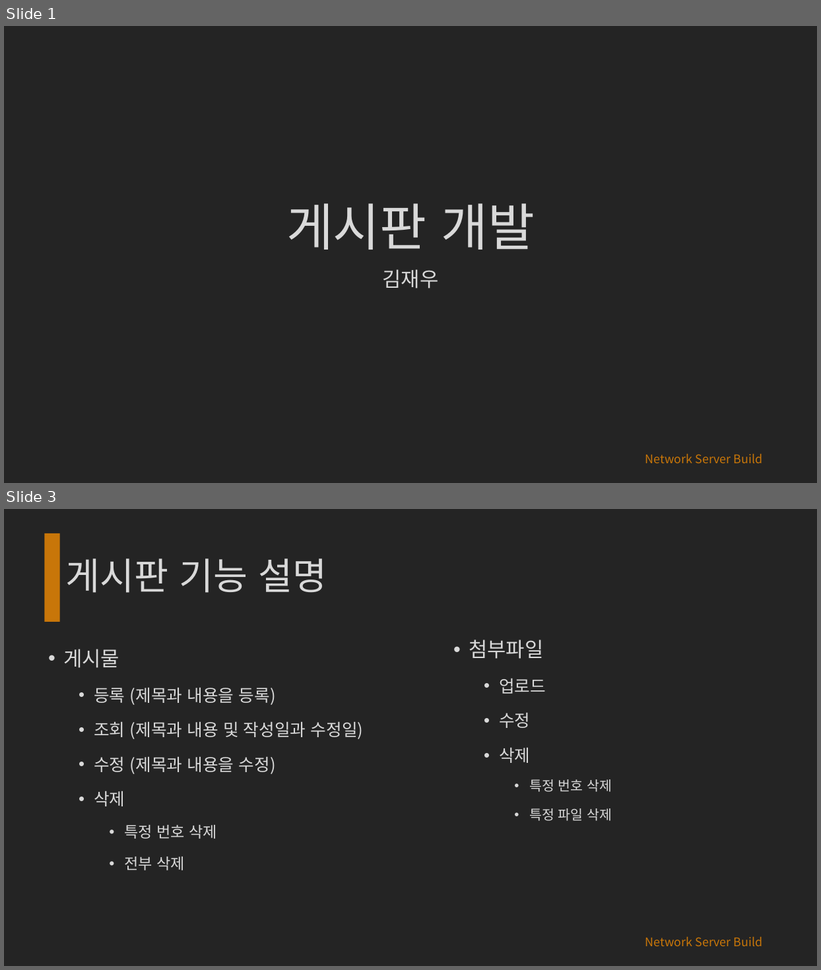
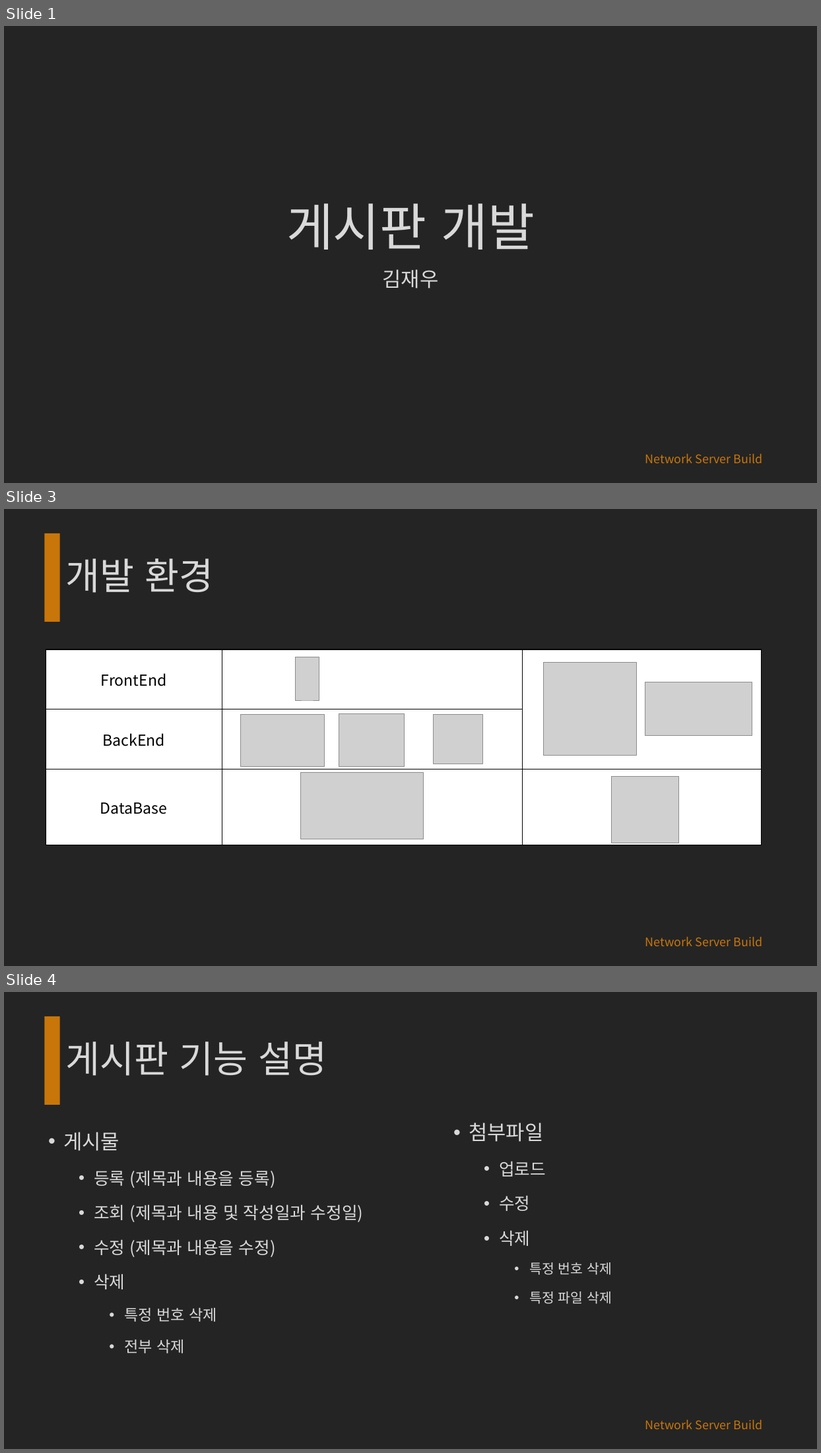
Before and after one commit to al0214/Spring, a slide deck: 게시판 발표 자료/게시판-개발.pptx. Shown one above the other, each under a label of ours: slides 1 and 3 before the commit, slides 1, 3 and 4 after it; the slides between them are not shown. The pictures are 821x970 and 821x1453 pixels, drawn with LibreOffice and Linux fonts; fonts in the diff are those of the drawing; grey boxes stand for pictures; background and template pictures are left out. Boxes give left, top, right and bottom in pixels: in the first picture for what was removed or moved away, otherwise in the second. Text is boxed around its words. In the diff, an @@ line names an element or a change of style, - is before the commit and + after.

```diff
--- a/게시판 발표 자료/게시판-개발.pptx
+++ b/게시판 발표 자료/게시판-개발.pptx
@@ slide 3 added at [4, 509, 817, 966], background #242424; not listed: 2 template elements that a slide beside it also shows @@
@@ title added at [66, 559, 214, 593], 44 pt, text #D9D9D9 @@
+개발 환경
@@ table added at [46, 650, 762, 846], 3 rows, 3 columns @@
+FrontEnd |  | 
+BackEnd |  | 
+DataBase |  | 
@@ group added at [241, 657, 752, 843]: 8 pictures @@
@@ what was slide 3 is now slide 4 @@
```
Also in this commit, not shown: 3 slides changed, 1 other slide added, 1 other file.
